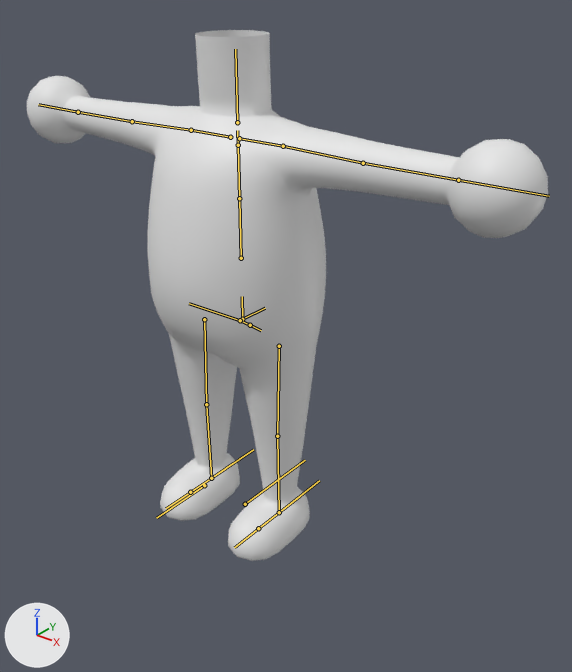
The FBX model Assets/Models/CharacterModels/BaseCharacterModel/BaseCharacterModel_Body.fbx: old version first, new version second.
One viewpoint serves both versions: a camera (50 mm lens) standing at (3.17, -3.49, 3.65) and looking at (0.33, 0.06, 1.45). The axes (+X, +Y, +Z) are drawn at lower left. The lights are the same throughout. The picture after the commit comes second. The bones that change, and the others that lie on the model, are drawn over the model as lines.

Objects in the first picture: 'Body'.
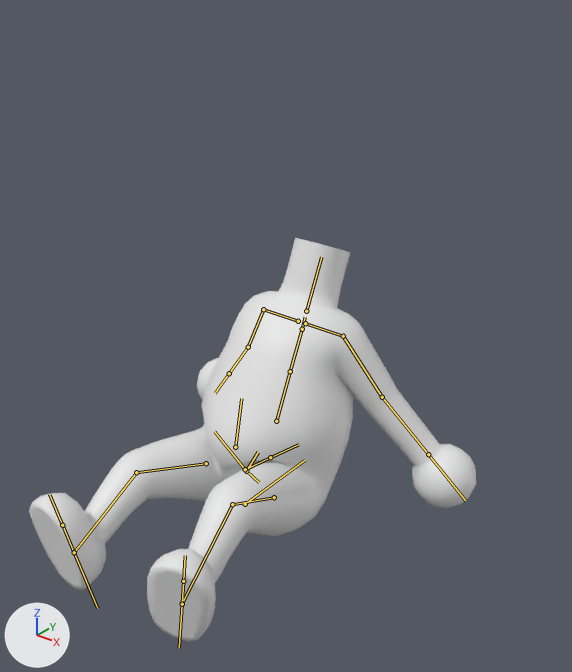
The newer file adds an action. The first version stands in its rest pose; the second is drawn at frame 8 of the action 'BaseControlRig|SittingGround'.

Boxes [x1, y1, x2, y2] around the edits, measured in the pictures (572 x 672 px):
'Body', posed (14% narrower, 24% shorter): before [27, 30, 548, 561]; after [29, 238, 476, 641]
bone 'ctrl.COG', root to tip: before (242, 319) to (265, 308); after (246, 471) to (259, 482)
bone 'Spine.01', root to tip: before (241, 258) to (239, 198); after (276, 421) to (290, 371)
bone 'Upper_arm.L', root to tip: before (283, 146) to (363, 163); after (343, 336) to (382, 397)
bone 'Forearm.L', root to tip: before (363, 163) to (458, 180); after (382, 397) to (428, 454)
bone 'Upper_arm.R', root to tip: before (191, 130) to (132, 121); after (263, 309) to (248, 347)
bone 'Forearm.R', root to tip: before (132, 121) to (78, 112); after (248, 347) to (229, 373)
bone 'Thigh.L', root to tip: before (279, 346) to (277, 436); after (274, 497) to (232, 504)
bone 'Shin.L', root to tip: before (277, 436) to (279, 512); after (232, 504) to (182, 603)
bone 'Heel.L', root to tip: before (279, 512) to (299, 496); after (182, 603) to (180, 626)
bone 'Thigh.R', root to tip: before (204, 319) to (206, 404); after (206, 463) to (136, 472)
bone 'Shin.R', root to tip: before (206, 404) to (211, 478); after (136, 472) to (74, 552)
bone 'Heel.R', root to tip: before (211, 478) to (232, 463); after (74, 552) to (86, 580)
bone 'IKLeg.L', root to tip: before (279, 512) to (319, 480); after (182, 604) to (179, 648)
bone 'IKLeg.R', root to tip: before (211, 478) to (253, 449); after (74, 552) to (97, 608)

What the commit changed:
Bone 'ctrl.COG' (bone_ctrl_cog) moves from (0.0, 0.0, 0.0) to (0.0, 0.0, -1.2).
Bone 'ctrl.COG' (bone_ctrl_cog) turns from (0, 0, 0) to (-53, 0, 0) degrees about its own x, y and z.
Bone 'Spine.01' (bone_spine_01) turns from (0, 0, 0) to (28, 0, 0) degrees about its own x, y and z.
Bone 'Upper_arm.L' (bone_upper_arm_l) turns from (0, 0, 0) to (-34, -1, -51) degrees about its own x, y and z.
Bone 'Forearm.L' (bone_forearm_l) turns from (0, 0, 0) to (2, -2, 7) degrees about its own x, y and z.
Bone 'Upper_arm.R' (bone_upper_arm_r) turns from (0, 0, 0) to (-34, 1, 51) degrees about its own x, y and z.
Bone 'Forearm.R' (bone_forearm_r) turns from (0, 0, 0) to (2, 2, -7) degrees about its own x, y and z.
Bone 'Thigh.L' (bone_thigh_l) turns from (0, 0, 0) to (-66, -10, -6) degrees about its own x, y and z.
Bone 'Shin.L' (bone_shin_l) turns from (0, 0, 0) to (62, -1, 1) degrees about its own x, y and z.
Bone 'Heel.L' (bone_heel_l) turns from (0, 0, 0) to (-25, -4, 10) degrees about its own x, y and z.
Bone 'Thigh.R' (bone_thigh_r) turns from (0, 0, 0) to (-57, 7, -5) degrees about its own x, y and z.
Bone 'Shin.R' (bone_shin_r) turns from (0, 0, 0) to (44, 0, -1) degrees about its own x, y and z.
Bone 'Heel.R' (bone_heel_r) turns from (0, 0, 0) to (-16, 1, -1) degrees about its own x, y and z.
Bone 'IKLeg.L' (bone_ikleg_l) moves from (0.0, 0.0, 0.0) to (0.19, -1.14, 0.13).
Bone 'IKLeg.L' (bone_ikleg_l) turns from (0, 0, 0) to (-80, 11, 20) degrees about its own x, y and z.
Bone 'IKLeg.R' (bone_ikleg_r) moves from (0.0, 0.0, 0.0) to (0.0, -1.25, 0.13).
Bone 'IKLeg.R' (bone_ikleg_r) turns from (0, 0, 0) to (-82, -9, -1) degrees about its own x, y and z.
